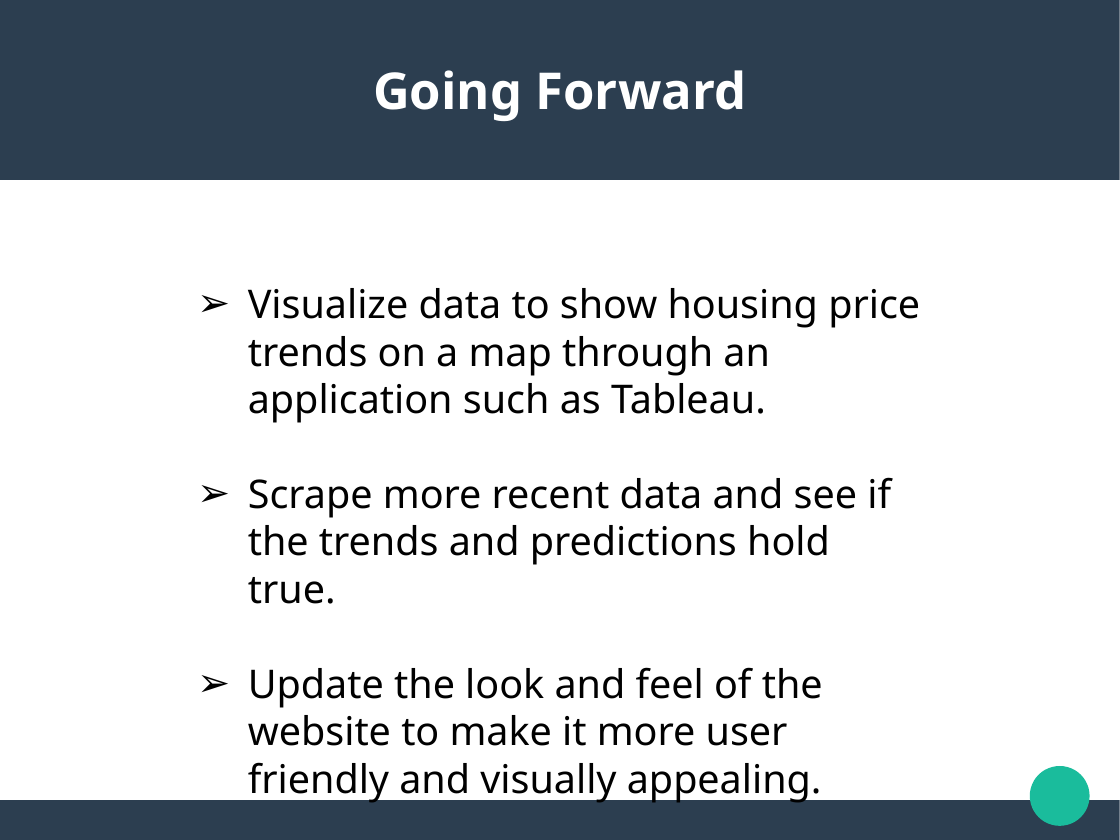
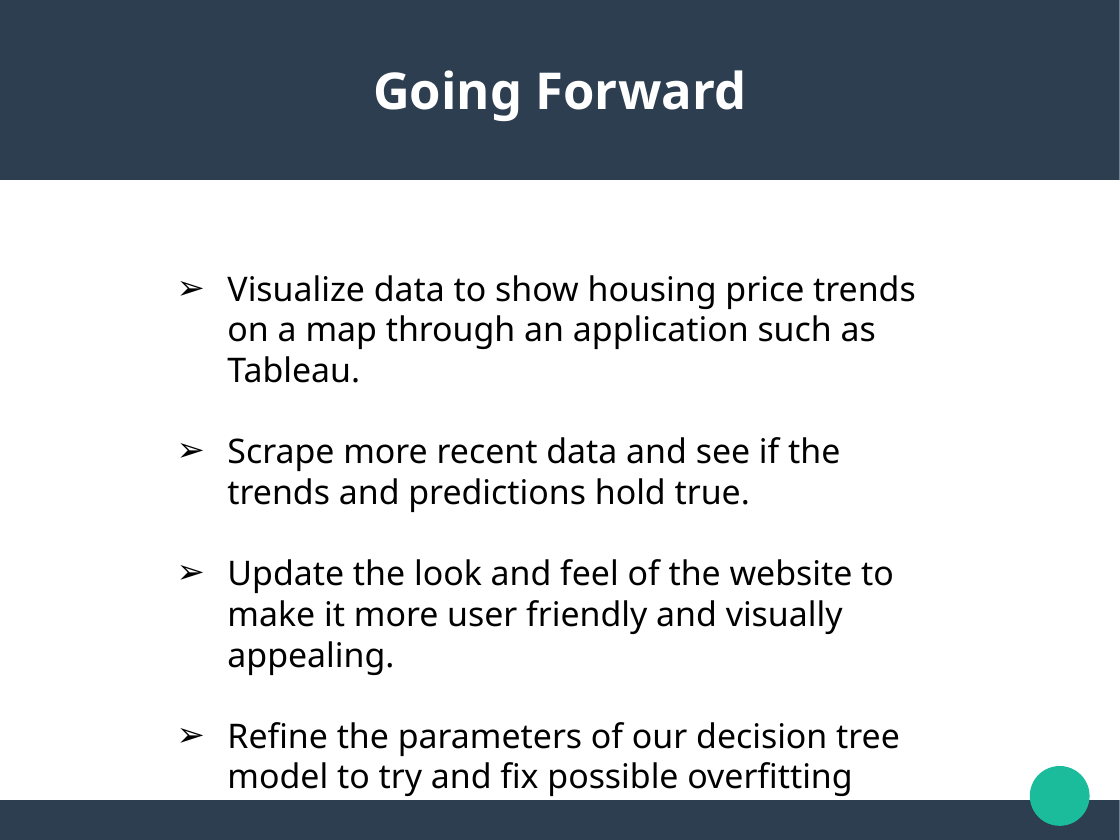
Before and after one commit to yawavi92/ML-Housing_price_predection, a slide deck: slide 15 of Resources/housing_price_prediction.pptx. Drawn at 1120x840 pixels with LibreOffice and Linux fonts; fonts in the diff are those of the drawing. Boxes give left, top, right and bottom in pixels: in the first picture for what was removed or moved away, otherwise in the second. Text is boxed around its words. In the diff, an @@ line names an element or a change of style, - is before the commit and + after.

```diff
--- a/Resources/housing_price_prediction.pptx
+++ b/Resources/housing_price_prediction.pptx
@@ text "Visualize data to show housing ...": place and size @@
-text "Visualize data to show housing ..." at (248,288,920,746)
+text "Visualize data to show housing ..." at (227,275,916,796)
@@ text at (227,275,916,675): size 28 to 24 pt in "Visualize data to show housing price trends ...", "Scrape more recent data and see if ...", "Update the look and feel of the ..." @@
@@ text at (227,722,900,796): paragraph added @@
+➢ Refine the parameters of our decision tree model to try and fix possible overfitting
```
Also in this commit, not shown: 6 other slides changed, 24 other files.
